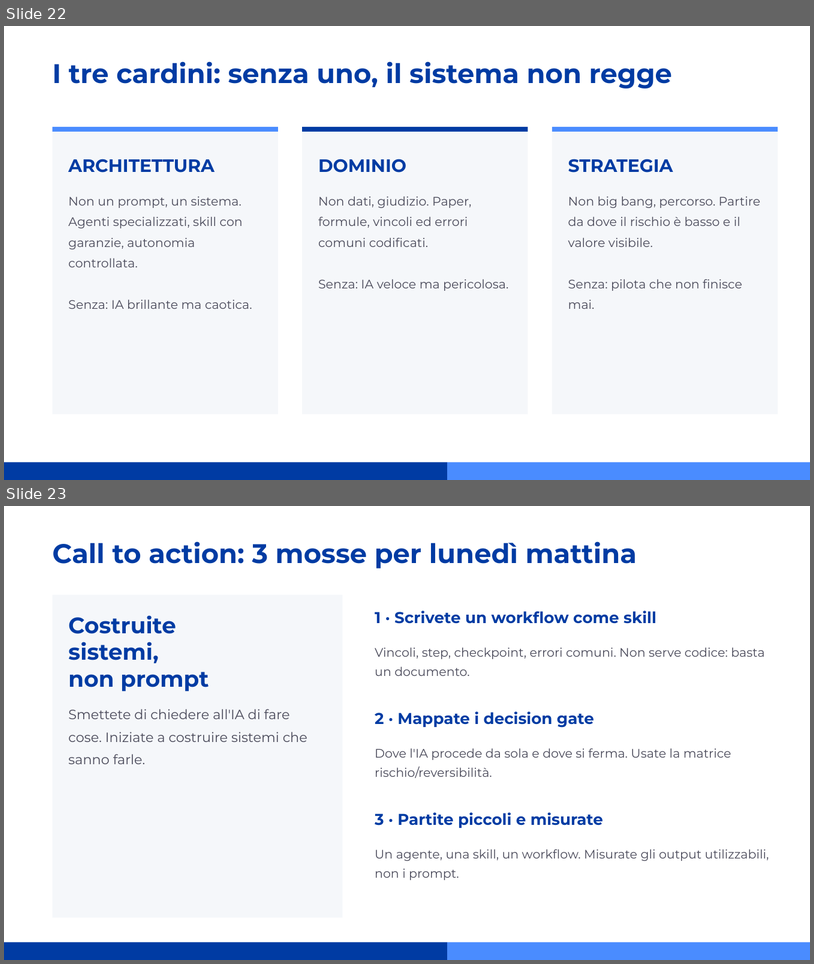
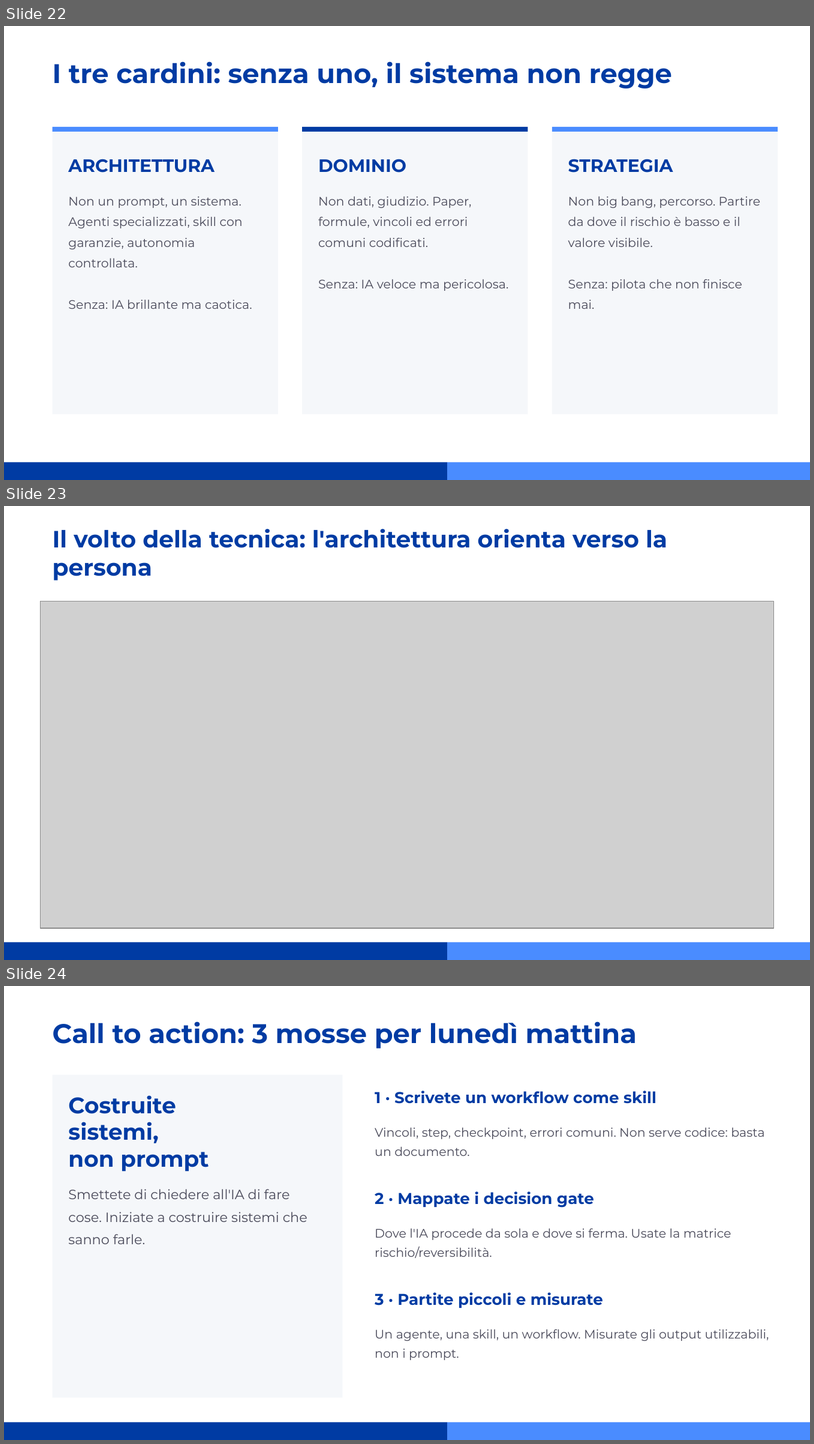
Before and after one commit to ssimoncini/valuation_analyst, a slide deck: output/presentazione_ia_produttiva.pptx. Shown one above the other, each under a label of ours: slides 22 and 23 before the commit, slides 22, 23 and 24 after it. The pictures are 814x964 and 814x1444 pixels, drawn with LibreOffice and Linux fonts; fonts in the diff are those of the drawing; grey boxes stand for pictures. Boxes give left, top, right and bottom in pixels: in the first picture for what was removed or moved away, otherwise in the second. Text is boxed around its words. In the diff, an @@ line names an element or a change of style, - is before the commit and + after.

```diff
--- a/output/presentazione_ia_produttiva.pptx
+++ b/output/presentazione_ia_produttiva.pptx
@@ slide 23 added at bbox=[4, 506, 810, 960], background #FFFFFF @@
@@ text added at bbox=[53, 529, 668, 580], 21 pt, text #003BA3, bold @@
+Il volto della tecnica: l'architettura orienta verso la persona
@@ picture added at bbox=[40, 601, 774, 928] @@
@@ rectangle added at bbox=[4, 942, 447, 960], fill #003BA3 @@
@@ rectangle added at bbox=[447, 942, 810, 960], fill #4A8CFF @@
@@ what was slide 23 is now slide 24 @@
```
Also in this commit, not shown: 1 slide changed, 8 other files.
